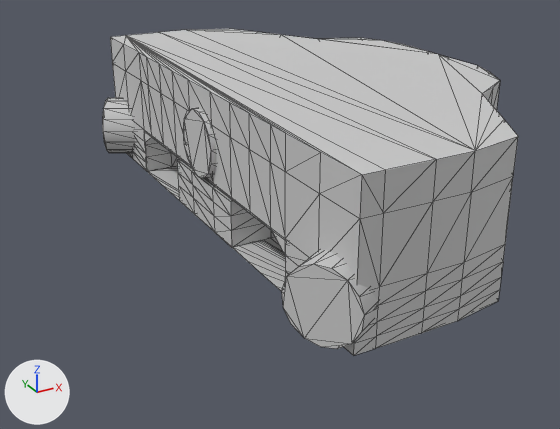
An edit to the FBX model Assets/Models/Tiles/BaseSmall.FBX, drawn before and after from the same camera.
Before and after are seen from a 50 mm camera at (-199.0, -229.0, 114.0) aimed at (-75.0, -2.0, 1.0). Every picture has the same lights, and +X, +Y and +Z are marked at lower left. Mesh edges are drawn as thin lines. Where no turn or scale is listed for an object, it has been applied to the vertices.

The older version as bpy lines, for what is in view:
```python
me_mesh = bpy.data.meshes.new('Mesh')
me_mesh.from_pydata(...)  # 839 vertices, 1512 faces; spans x -113.0..0.0, y -93.0..106.0, z 0.0..50.0
me_mesh.materials.append(mat_material__25)  # its picture is missing
ob_base = bpy.data.objects.new('Base', me_mesh)
ob_base.location = (0.0, 0.0, 0.0)
```
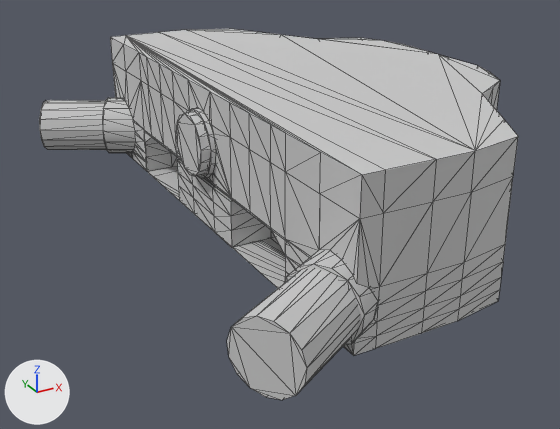
Boxes (x1, y1, x2, y2) around the edits, measured in the pictures (560 x 429 px):
'Base', reshaped (15% wider, 13% taller): before (102, 29, 518, 356); after (39, 29, 518, 400)
part 1 of me_mesh, built on: before (112, 63, 379, 356); after (112, 63, 379, 400)

What changed in the scene script:
```text
Add mat_material__36:
    mat_material__36 = principled_material('Material #36')
    mat_material__36.base_color = (0.588, 0.588, 0.588)  # light grey #cacaca
    mat_material__36.roughness = 0.859
Change me_mesh:
    used by ob_base; location = (0.0, 0.0, 0.0)
    remove me_mesh.from_pydata(...)  # 839 vertices, 1512 faces; spans x -113.0..0.0, y -93.0..106.0, z 0.0..50.0
    add me_mesh.from_pydata(...)  # 937 vertices, 1633 faces; spans x -136.0..0.0, y -105.0..118.0, z 0.0..50.0
    me_mesh part 1
    12 vertices are removed from x -101.0, y -89.0..102.0, z 8.0..18.0
    140 faces are deleted
    15 vertices in x -101.0, y -5.0..17.0, z 19.0..41.0 move by (-5.0, 0.0, 0.0)
    13 vertices in x -101.0..-90.0, y 80.0..98.0, z 2.0..24.0 move by (-35.0, 20.0, 0.0)
    9 vertices in x -101.0..-91.0, y -85.0..-67.0, z 2.0..24.0 move by (-34.0, -20.0, 0.0)
    5 vertices in x -101.0..-91.0, y -84.0..-67.0, z 3.0..22.0 move by (-35.0, -20.0, 0.0)
    3 vertices move from x -99.0..-90.0, y -86.0..94.0, z 14.0..22.0 to x -134.0..-125.0, y -105.0..115.0, z 14.0..22.0
    110 vertices are added at x -101.0..-11.0, y -89.0..102.0, z 0.0..42.0
    231 new faces join them, mat_material__25 (its picture is missing)
    30 new faces join them, mat_material__36 (light grey #cacaca)
    add me_mesh.materials.append(mat_material__36)  # light grey #cacaca
```
